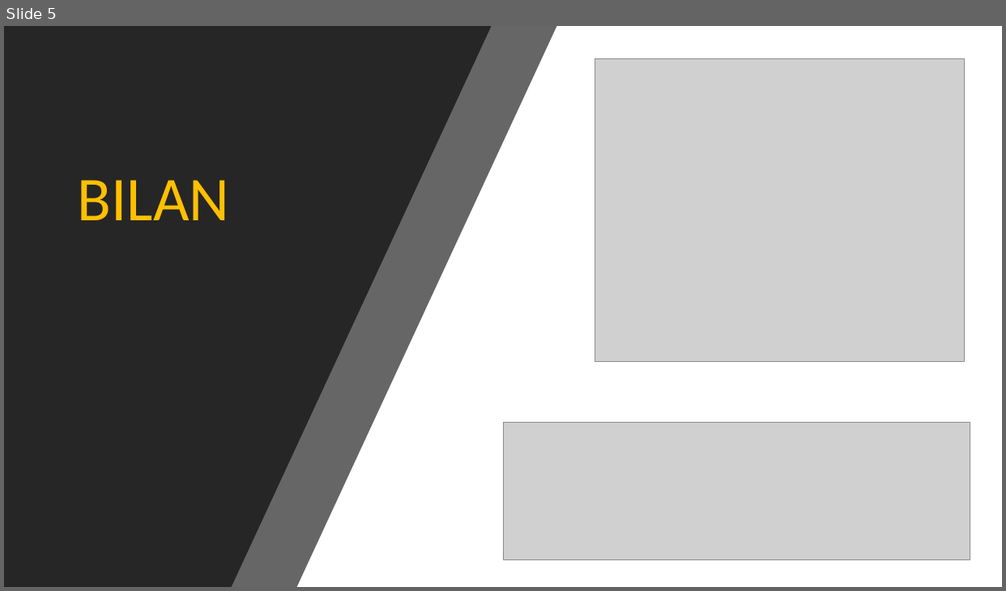
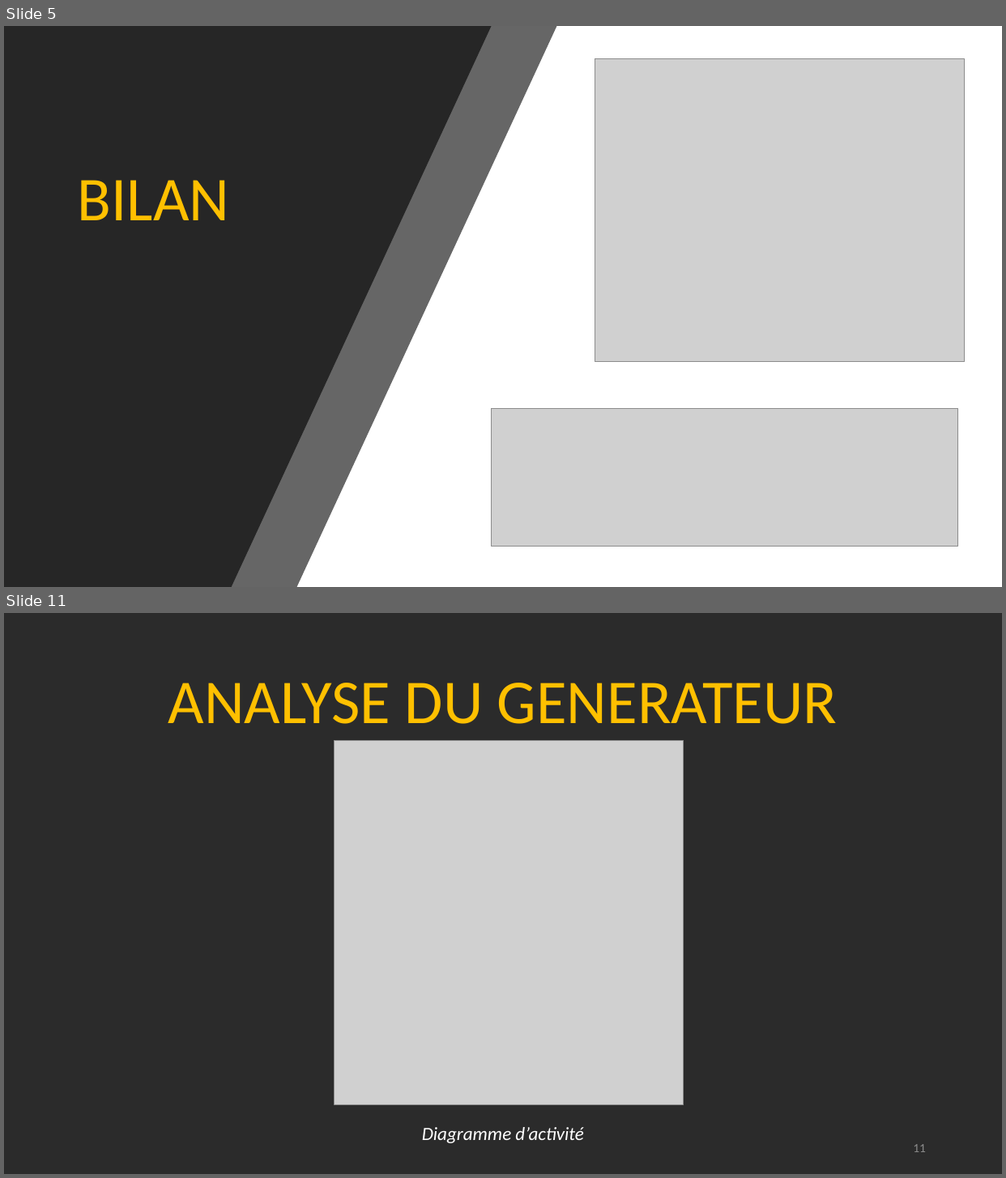
Before and after one commit to Victor-Mom/Projet-Tut-Documentation, a slide deck: Soutenance/Diaporama soutenance.pptx. Shown one above the other, each under a label of ours: slide 5 before the commit, slides 5 and 11 after it; the slides between them are not shown. The pictures are 1006x591 and 1006x1178 pixels, drawn with LibreOffice and Linux fonts; fonts in the diff are those of the drawing; grey boxes stand for pictures; background and template pictures are left out; a plain dark background stands for a picture behind light text. Boxes give left, top, right and bottom in pixels: in the first picture for what was removed or moved away, otherwise in the second. Text is boxed around its words. In the diff, an @@ line names an element or a change of style, - is before the commit and + after.

```diff
--- a/Soutenance/Diaporama soutenance.pptx
+++ b/Soutenance/Diaporama soutenance.pptx
@@ slide 11 added at [4,613,1002,1174], background picture (left out) @@
@@ title added at [168,683,837,724], 60 pt, text #FFC000 @@
+ANALYSE DU GENERATEUR
@@ picture added at [335,741,684,1105] @@
@@ text added at [422,1127,583,1144], 18 pt, text #FFFFFF, italic @@
+Diagramme d’activité
@@ page number added at [913,1144,926,1152], 12 pt, text #8C8C8C @@
+11
@@ slide 5 changed as well @@
@@ picture: place and size @@
-picture at [503,423,970,561]
+picture at [492,408,958,546]
```
Also in this commit, not shown: 3 other slides changed, 10 other slides added, 1 slide removed.
